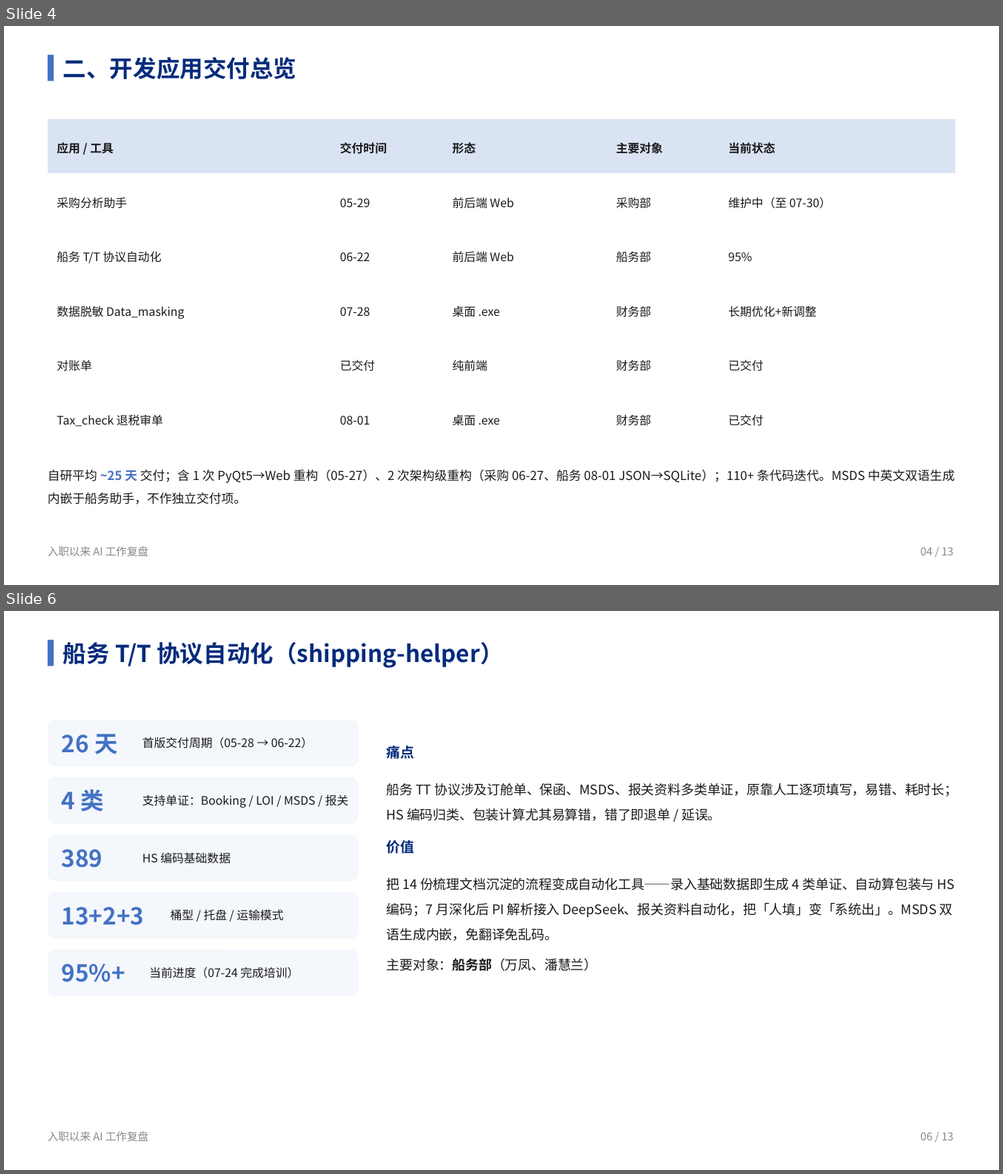
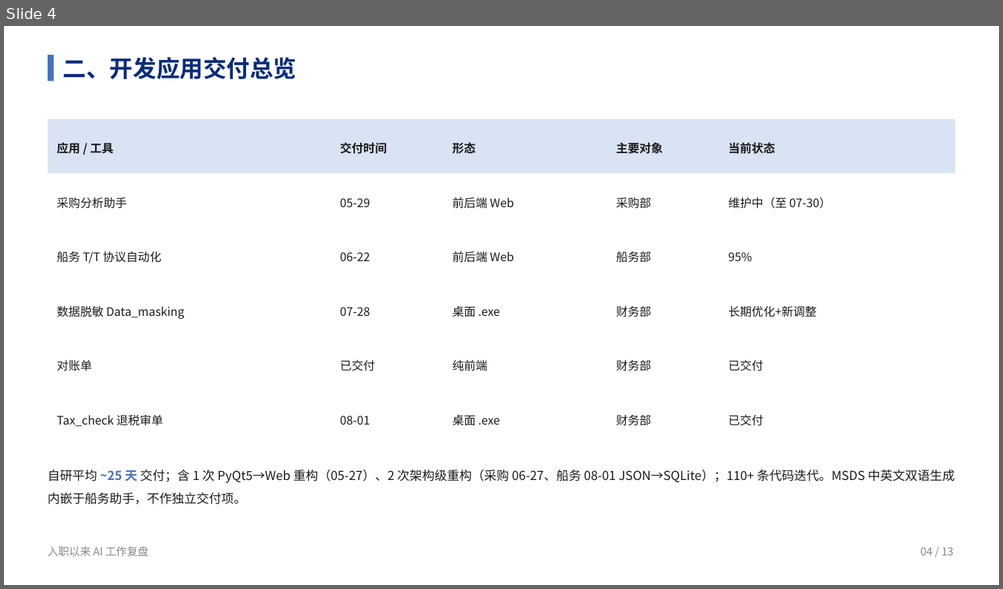
Before and after one commit to liellaaaaa/lw, a slide deck: PPT/入职以来AI工作复盘/入职以来AI工作复盘.pptx. Shown one above the other, each under a label of ours: slides 4 and 6 before the commit, slide 4 after it; the slides between them are not shown. The pictures are 1003x1174 and 1003x589 pixels, drawn with LibreOffice and Linux fonts; fonts in the diff are those of the drawing. Boxes give left, top, right and bottom in pixels: in the first picture for what was removed or moved away, otherwise in the second. Text is boxed around its words. In the diff, an @@ line names an element or a change of style, - is before the commit and + after.

```diff
--- a/PPT/入职以来AI工作复盘/入职以来AI工作复盘.pptx
+++ b/PPT/入职以来AI工作复盘/入职以来AI工作复盘.pptx
@@ slide 6 removed at bbox=[4, 611, 999, 1170], background #FFFFFF @@
@@ rectangle removed at bbox=[47, 640, 54, 667] @@
@@ text removed at bbox=[63, 642, 503, 668] @@
-船务 T/T 协议自动化（shipping-helper）
@@ rounded rectangle removed at bbox=[47, 720, 358, 766] @@
@@ text removed at bbox=[62, 734, 118, 755] @@
-26 天
@@ text removed at bbox=[142, 737, 313, 749] @@
-首版交付周期（05-28 → 06-22）
@@ text removed at bbox=[387, 746, 415, 759] @@
-痛点
@@ rounded rectangle removed at bbox=[47, 777, 358, 823] @@
@@ text removed at bbox=[387, 783, 957, 821] @@
-船务 TT 协议涉及订舱单、保函、MSDS、报关资料多类单证，原靠人工逐项填写，易错、耗时长；HS 编码归类、包装计算尤其易算错，错了即退单 / 延误。
@@ text removed at bbox=[62, 789, 104, 812] @@
-4 类
@@ text removed at bbox=[142, 795, 349, 808] @@
-支持单证：Booking / LOI / MSDS / 报关
@@ rounded rectangle removed at bbox=[47, 834, 358, 881] @@
@@ text removed at bbox=[62, 849, 103, 868] @@
-389
@@ text removed at bbox=[142, 852, 230, 864] @@
-HS 编码基础数据
@@ text removed at bbox=[387, 840, 415, 854] @@
-价值
@@ rounded rectangle removed at bbox=[47, 892, 358, 939] @@
@@ text removed at bbox=[387, 878, 955, 941] @@
-把 14 份梳理文档沉淀的流程变成自动化工具——录入基础数据即生成 4 类单证、自动算包装与 HS 编码；7 月深化后 PI 解析接入 DeepSeek、报关资料自动化，把「人填」变「系统出」。MSDS 双语生成内嵌，免翻译免乱码。
@@ text removed at bbox=[62, 907, 145, 925] @@
-13+2+3
@@ text removed at bbox=[170, 909, 283, 921] @@
-桶型 / 托盘 / 运输模式
@@ rounded rectangle removed at bbox=[47, 950, 358, 996] @@
@@ text removed at bbox=[62, 964, 125, 982] @@
-95%+
@@ text removed at bbox=[387, 958, 597, 971] @@
-主要对象：船务部（万凤、潘慧兰）
@@ text removed at bbox=[149, 967, 299, 979] @@
-当前进度（07-24 完成培训）
@@ text removed at bbox=[48, 1132, 148, 1142] @@
-入职以来 AI 工作复盘
@@ text removed at bbox=[920, 1133, 953, 1141] @@
-06 / 13
```
Also in this commit, not shown: 2 slides changed, 2 other slides removed.
